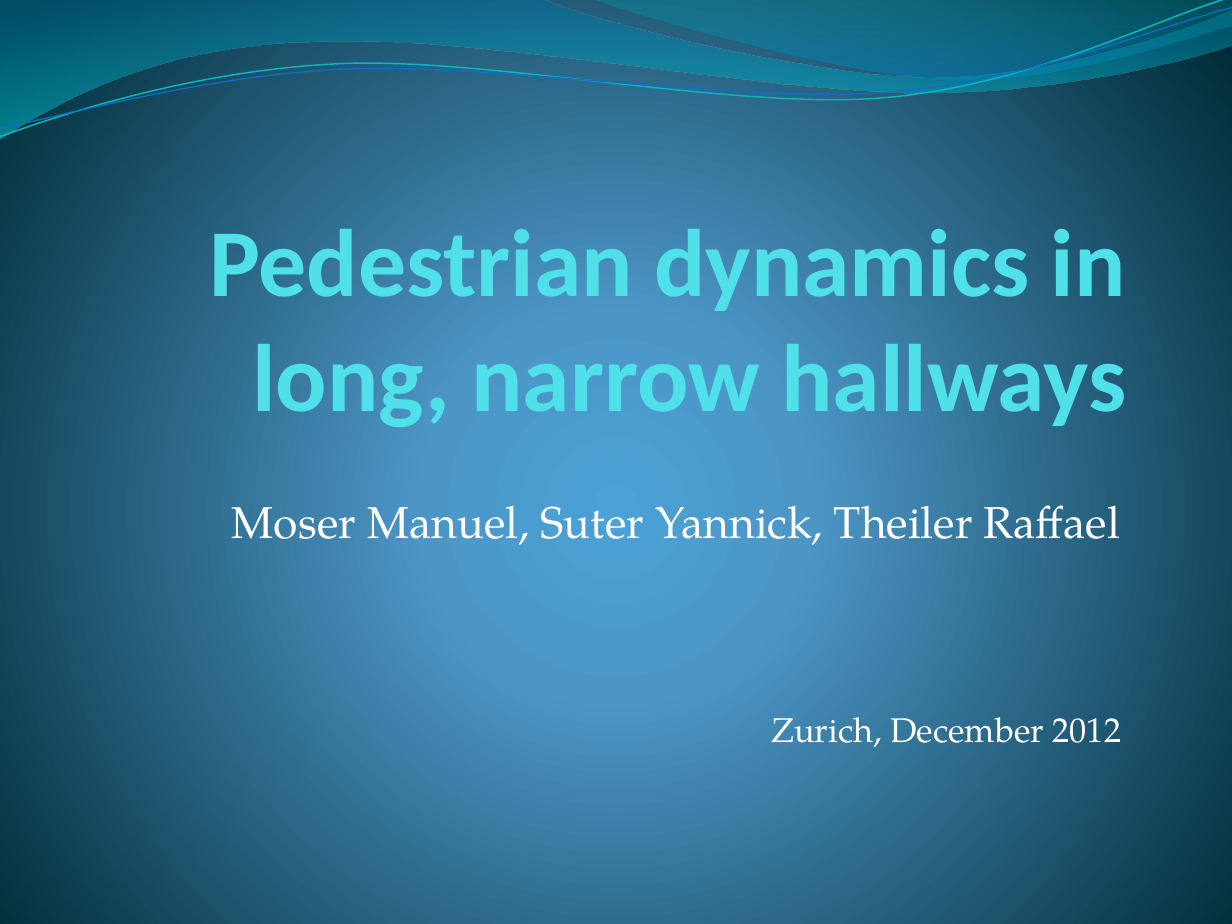
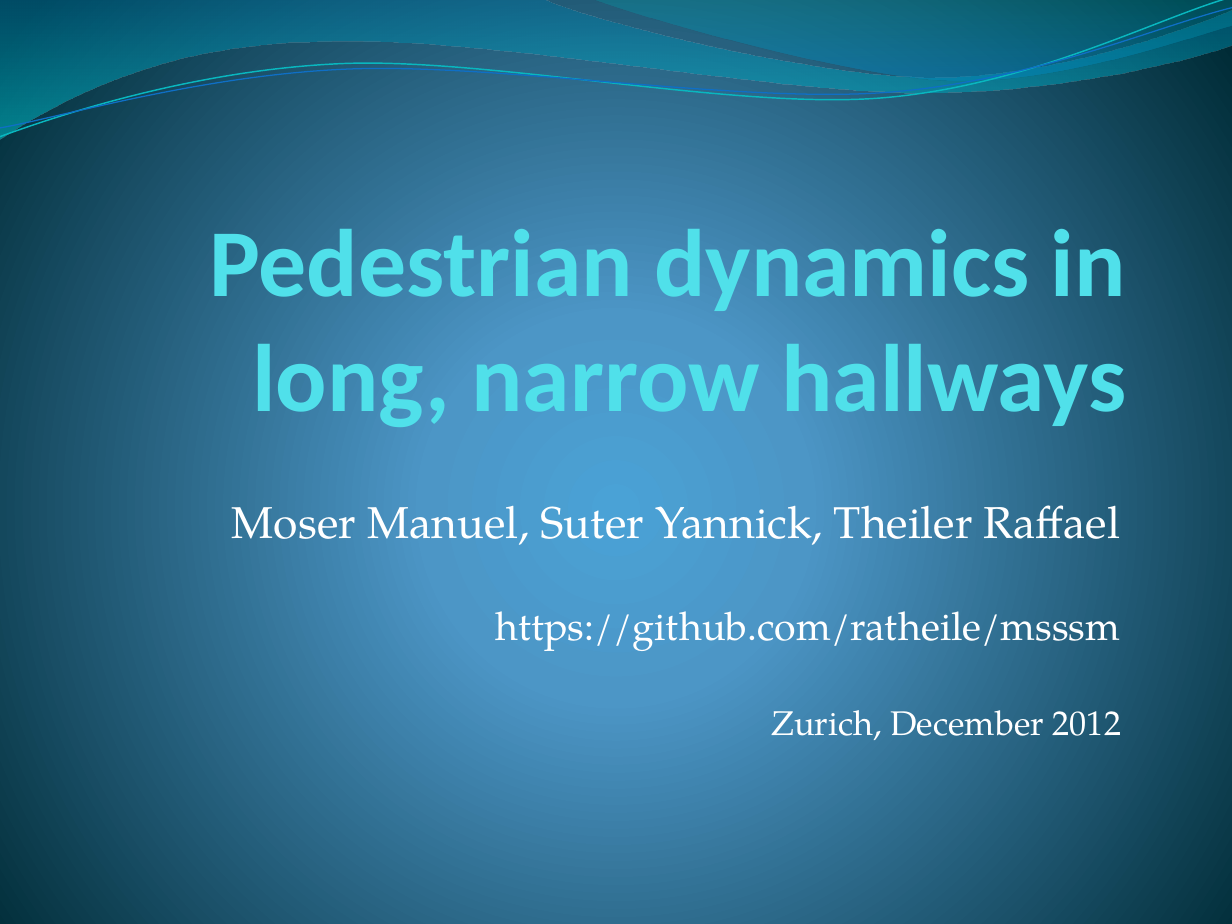
Before and after one commit to ratheile/MSSSM, a slide deck: slide 1 of presentation/Presentation.pptx. Drawn at 1232x924 pixels with LibreOffice and Linux fonts; fonts in the diff are those of the drawing. Boxes give left, top, right and bottom in pixels: in the first picture for what was removed or moved away, otherwise in the second. Text is boxed around its words. In the diff, an @@ line names an element or a change of style, - is before the commit and + after.

```diff
--- a/presentation/Presentation.pptx
+++ b/presentation/Presentation.pptx
@@ subtitle at (x1=232, y1=505, x2=1122, y2=740): text changed @@
-Moser Manuel, Suter Yannick, Theiler Raffael
-Zurich, December 2012
+Moser Manuel, Suter Yannick, Theiler Raffael
+https://github.com/ratheile/msssm
+Zurich, December 2012
```
Also in this commit, not shown: 7 other slides changed.
